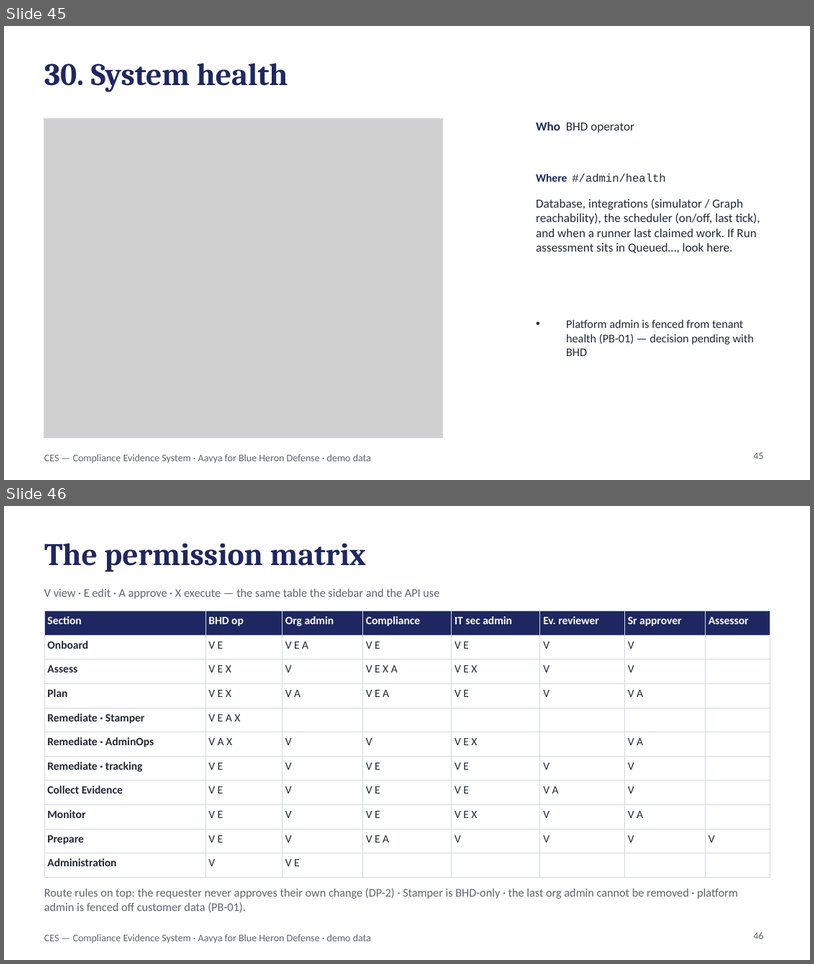
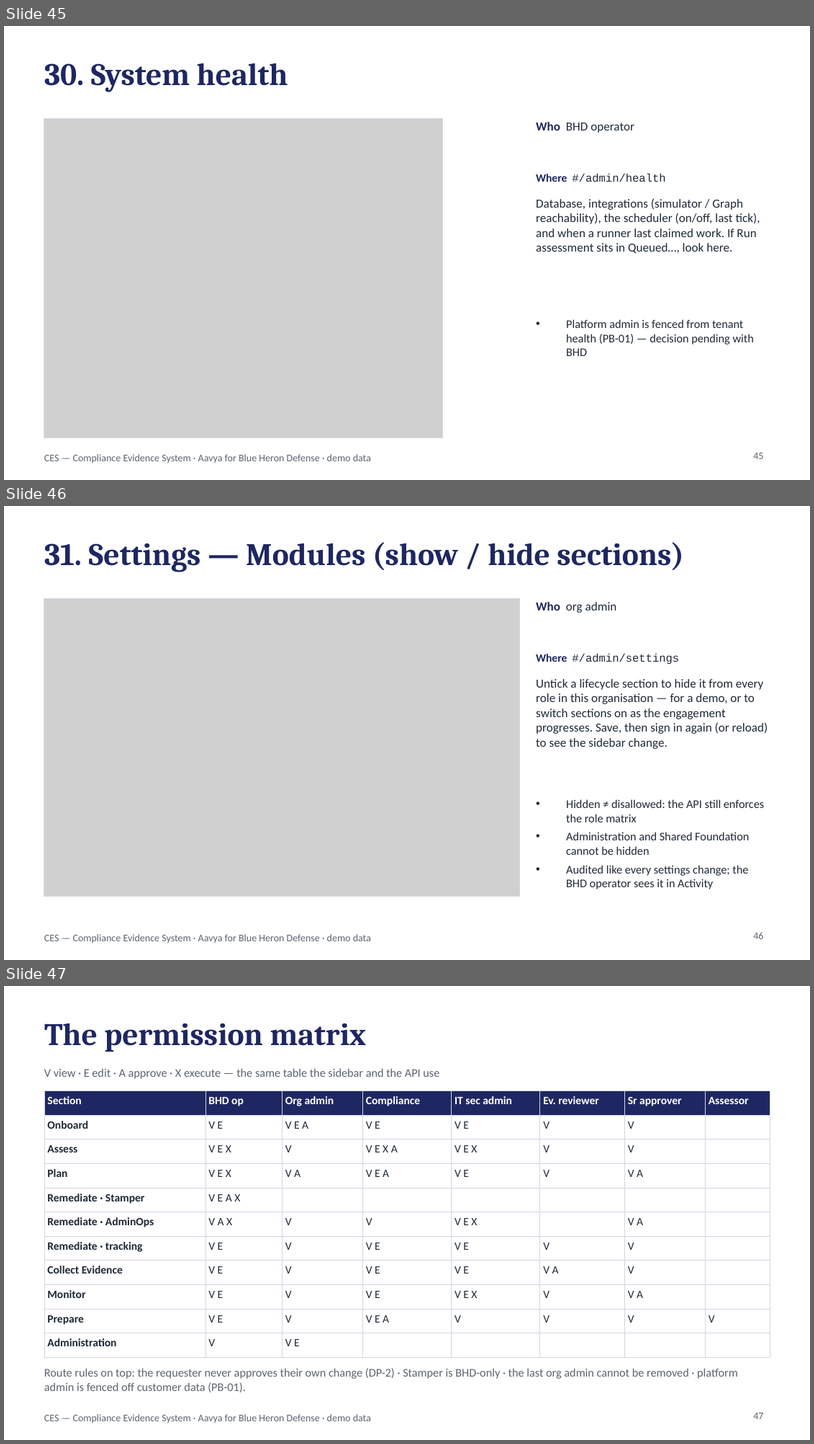
Before and after one commit to aavya-engineering/CES, a slide deck: docs/handover/CES-Platform-Walkthrough.pptx. Shown one above the other, each under a label of ours: slides 45 and 46 before the commit, slides 45, 46 and 47 after it. The pictures are 814x964 and 814x1444 pixels, drawn with LibreOffice and Linux fonts; fonts in the diff are those of the drawing; grey boxes stand for pictures. Boxes give left, top, right and bottom in pixels: in the first picture for what was removed or moved away, otherwise in the second. Text is boxed around its words. In the diff, an @@ line names an element or a change of style, - is before the commit and + after.

```diff
--- a/docs/handover/CES-Platform-Walkthrough.pptx
+++ b/docs/handover/CES-Platform-Walkthrough.pptx
@@ slide 46 added at box(4, 506, 810, 960), background #FFFFFF; not listed: 1 template element that a slide beside it also shows @@
@@ title added at box(44, 542, 684, 572), 28 pt, text #1E2761, bold @@
+31. Settings — Modules (show / hide sections)
@@ picture added at box(44, 599, 520, 896) @@
@@ rectangle added at box(44, 599, 520, 896), outline #D0D7E2 0.75 pt @@
@@ text added at box(536, 602, 617, 613), 11 pt, text #1F2937 @@
+Who org admin
@@ text added at box(536, 653, 679, 664), 10 pt, text #1F2937 @@
+Where #/admin/settings
@@ text added at box(536, 679, 769, 749), 11 pt, text #1F2937 @@
+Untick a lifecycle section to hide it from every role in this organisation — for a demo, or to switch sections on as the engagement progresses. Save, then sign in again (or reload) to see the sidebar change.
@@ text added at box(566, 799, 764, 889), 10.5 pt, text #1F2937 @@
+• Hidden ≠ disallowed: the API still enforces the role matrix
+• Administration and Shared Foundation cannot be hidden
+• Audited like every settings change; the BHD operator sees it in Activity
@@ page number added at box(754, 932, 764, 939), 9 pt, text #5B6470 @@
+46
@@ what was slide 46 is now slide 47 @@
@@ page number at box(754, 1412, 764, 1419): text changed @@
-46
+47
```
Also in this commit, not shown: 4 slides changed, 4 other files.
